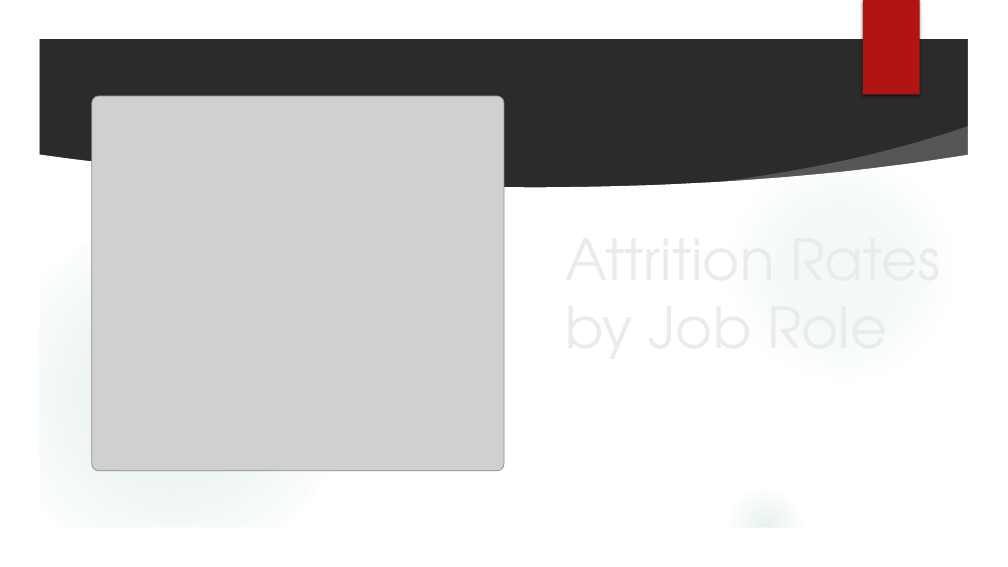
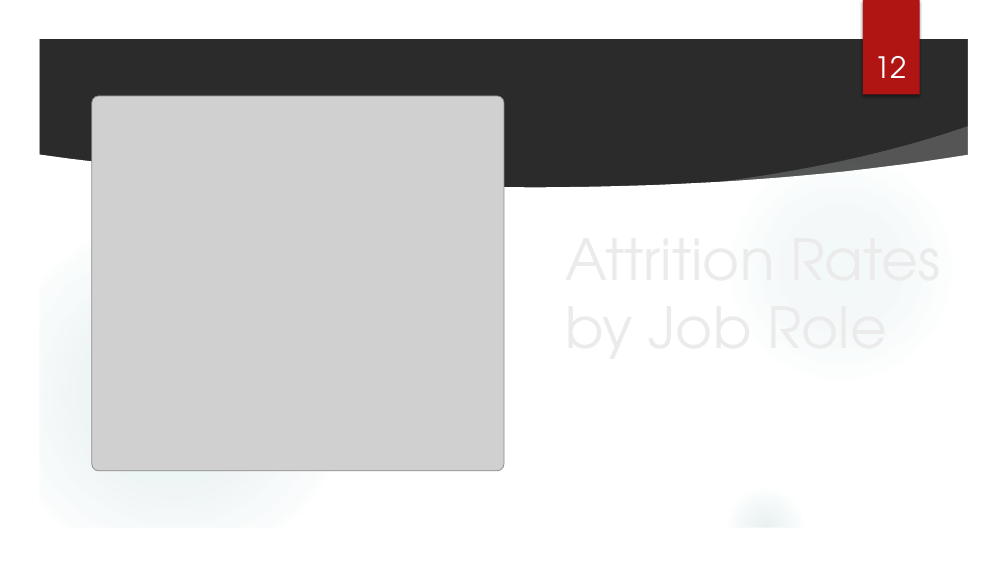
Before and after one commit to Ujustwaite/DDS_Case_Study_2, a slide deck: slide 12 of DraftPresentation.pptx. Drawn at 1008x567 pixels with LibreOffice and Linux fonts; fonts in the diff are those of the drawing; grey boxes stand for pictures; background and template pictures are left out; a plain dark background stands for a picture behind light text. Boxes give left, top, right and bottom in pixels: in the first picture for what was removed or moved away, otherwise in the second. Text is boxed around its words. In the diff, an @@ line names an element or a change of style, - is before the commit and + after.

```diff
--- a/DraftPresentation.pptx
+++ b/DraftPresentation.pptx
@@ page number added at [874, 56, 907, 78], 28 pt, text #FFFFFF @@
+12
```
Also in this commit, not shown: 9 other slides changed, 2 slides added.
